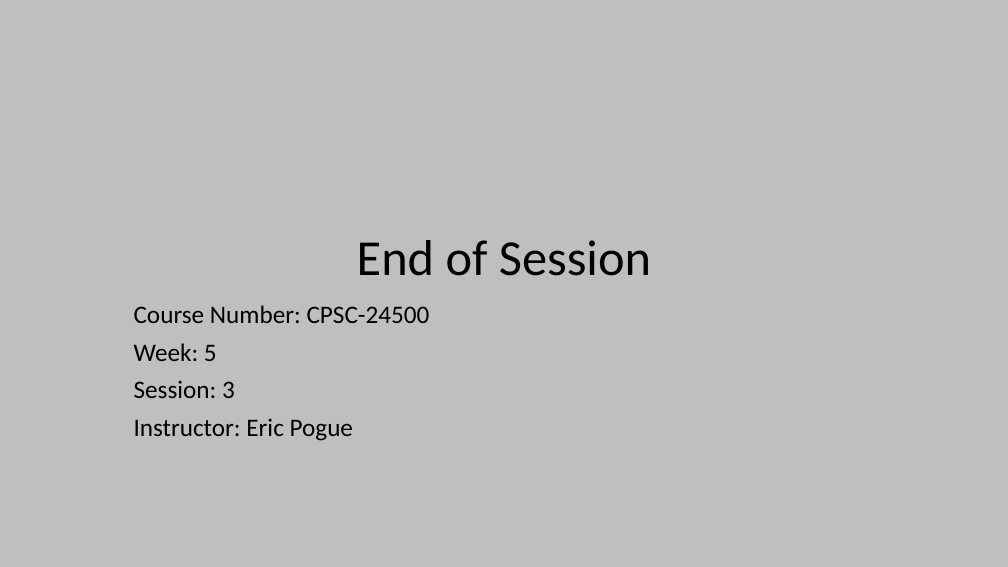
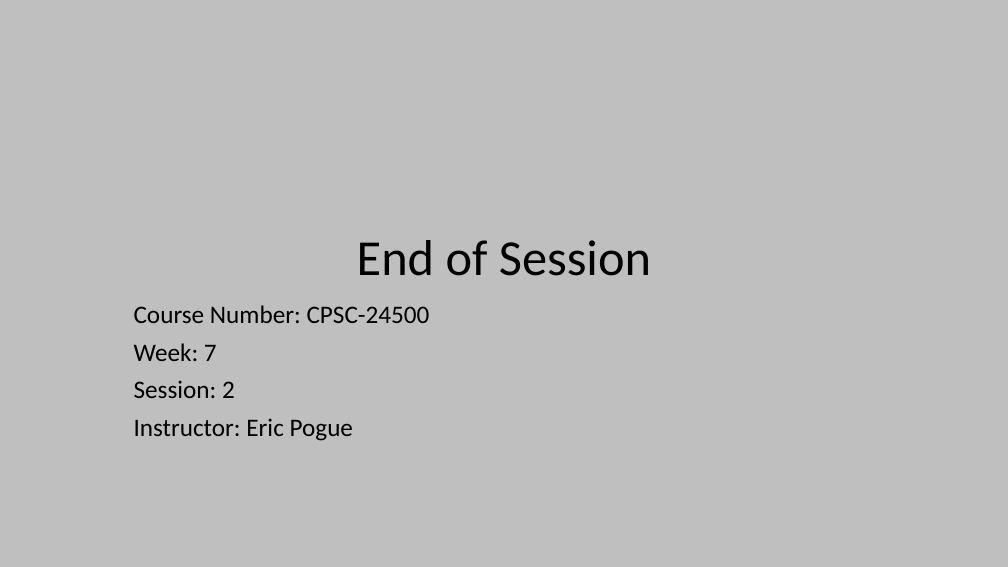
Before and after one commit to EricJPogue/www-epogue-info, a slide deck: slide 19 of CPSC-24500/Week07/2017SpringW07Slides.pptx (slide 20 before the commit). Drawn at 1008x567 pixels with LibreOffice and Linux fonts; fonts in the diff are those of the drawing. Boxes give left, top, right and bottom in pixels: in the first picture for what was removed or moved away, otherwise in the second. Text is boxed around its words. In the diff, an @@ line names an element or a change of style, - is before the commit and + after.

```diff
--- a/CPSC-24500/Week07/2017SpringW07Slides.pptx
+++ b/CPSC-24500/Week07/2017SpringW07Slides.pptx
@@ subtitle at (134, 343, 235, 398): text changed @@
-Week: 5
-Session: 3
+Week: 7
+Session: 2
```
Also in this commit, not shown: 2 other slides changed, 3 slides added, 1 other file.
